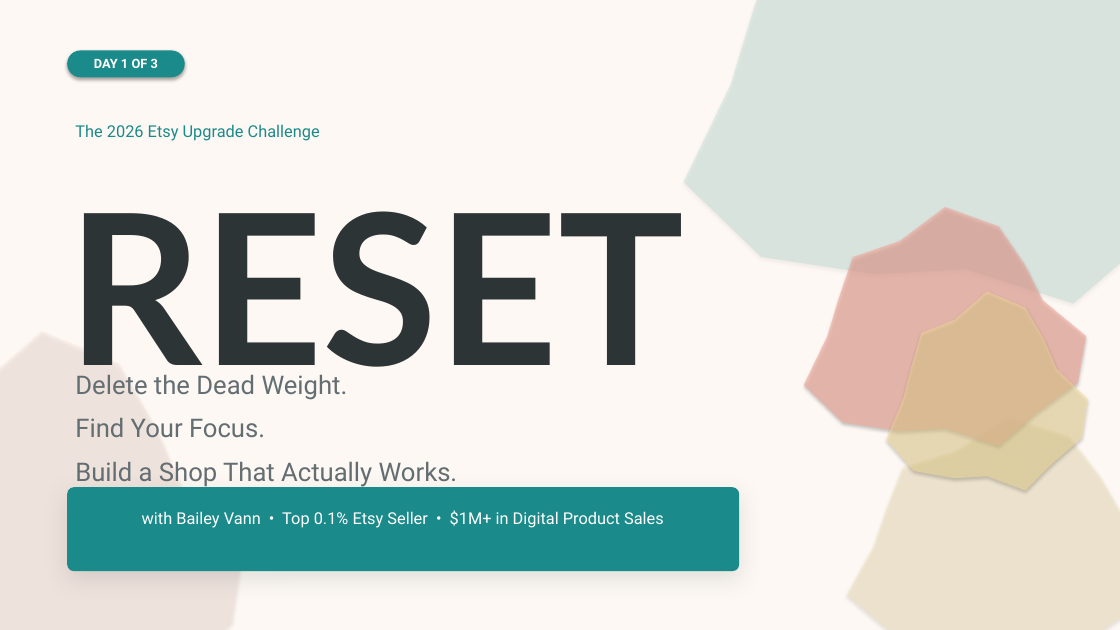
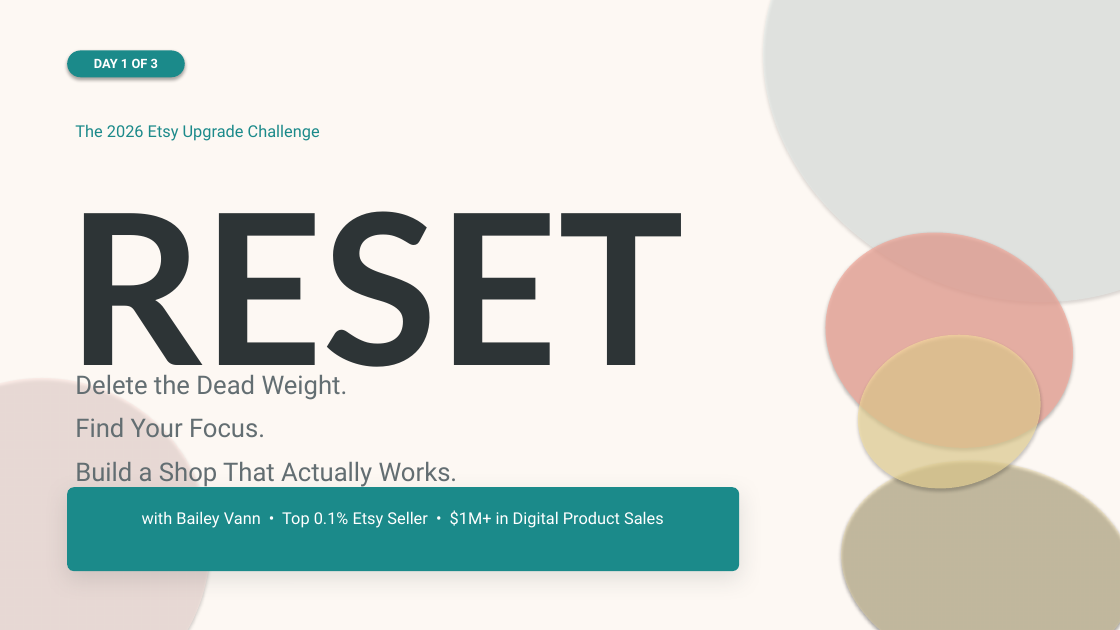
Before and after one commit to seeeadd/webby-slides-bailey, a slide deck: slide 1 of Bailey_Etsy_Reset_V2.pptx. Drawn at 1120x630 pixels with LibreOffice and Linux fonts; fonts in the diff are those of the drawing. Boxes give left, top, right and bottom in pixels: in the first picture for what was removed or moved away, otherwise in the second. Text is boxed around its words. In the diff, an @@ line names an element or a change of style, - is before the commit and + after.

```diff
--- a/Bailey_Etsy_Reset_V2.pptx
+++ b/Bailey_Etsy_Reset_V2.pptx
@@ freeform shape removed at bbox=[684, 0, 1120, 303] @@
@@ ellipse added at bbox=[691, 0, 1120, 381], fill #E8F5F3 at 40% opacity @@
@@ ellipse added at bbox=[795, 198, 1104, 482], fill #F4A89A at 70% opacity @@
@@ freeform shape removed at bbox=[804, 207, 1120, 445] @@
@@ freeform shape removed at bbox=[886, 292, 1120, 588] @@
@@ ellipse added at bbox=[841, 315, 1058, 509], fill #F7E19C at 60% opacity @@
@@ freeform shape removed at bbox=[0, 331, 244, 630] @@
@@ ellipse added at bbox=[0, 340, 248, 630], fill #FEE5E0 at 50% opacity @@
@@ freeform shape removed at bbox=[847, 417, 1120, 630] @@
@@ ellipse added at bbox=[824, 438, 1120, 630], fill #F7E19C at 35% opacity @@
```
Also in this commit, not shown: 19 other slides changed, 2 other files.
